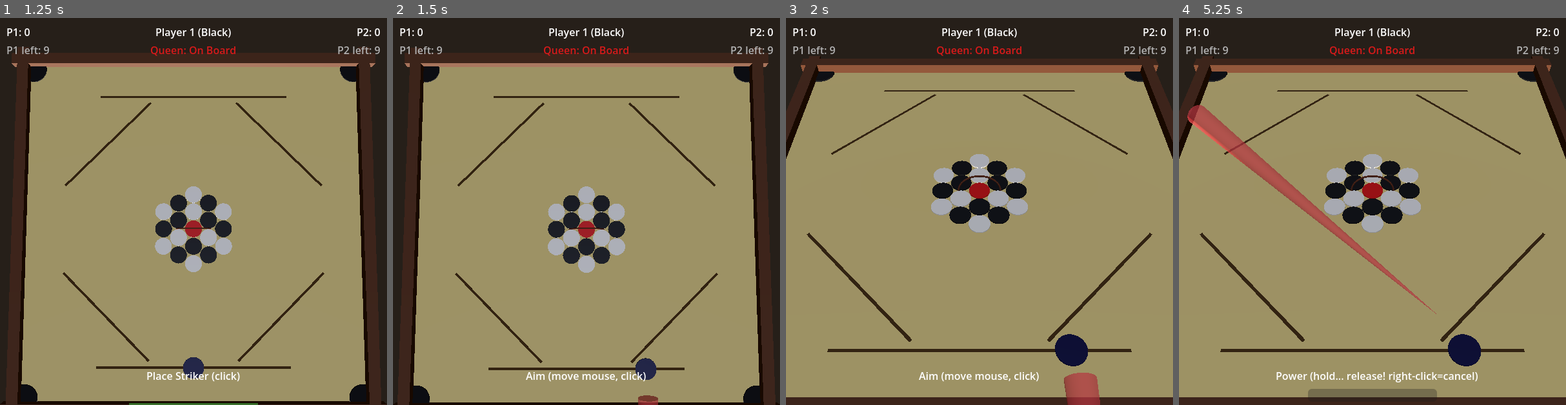
Above: before the commit, frames 1-4 (left to right).
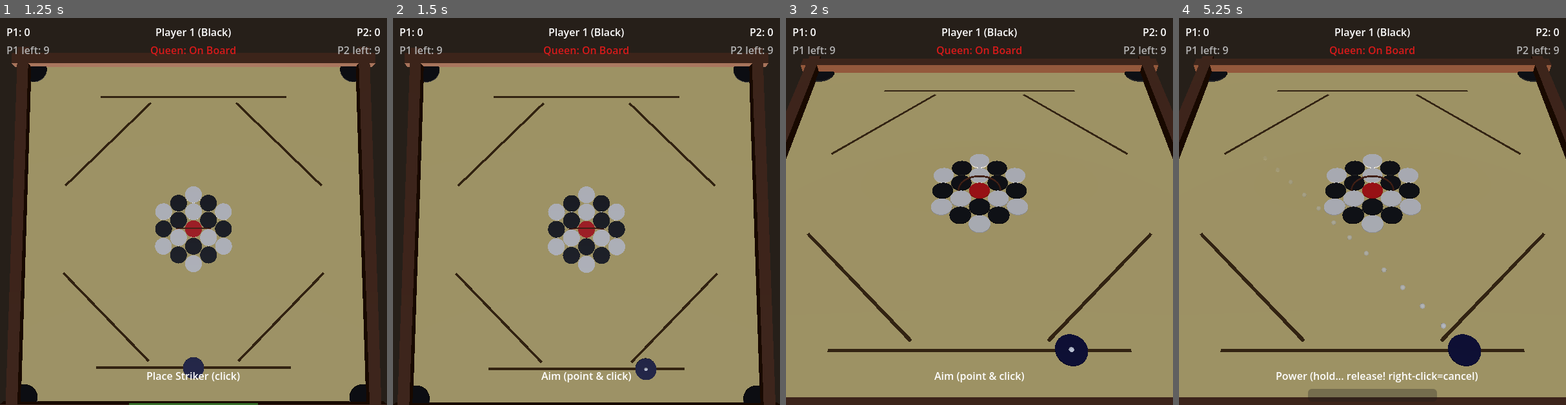
Above: after the commit, the same moments.

Repository: sidtheone/Carrom
Game: Godot game, scene res://scenes/main_menu.tscn
Two runs of this game, one before a commit and one after it. Both use one fixed random seed, a clock stepped at 60 frames per second and the inputs below.
Inputs (mouse positions are in pixels of both pictures, inside the frame that each line leads up to):
- Up to frame 1 (1.25 s): click "Play" at 0.5 s
- Up to frame 2 (1.5 s): tap Enter at 1.25 s; move the mouse to (671, 192) at 1.27 s; click (671, 192) at 1.42 s
- Up to frame 3 (2 s): no input
- Up to frame 4 (5.25 s): move the mouse to (1295, 230) at 2.02 s; click (1295, 230) at 2.17 s; tap R (reset_board) at 2.75, 4.25 s; move the mouse to (1411, 126) at 2.77 s; click (1411, 126) at 2.92 s; move the mouse to (1353, 288) at 3.52 s; click (1353, 288) at 3.67 s; move the mouse to (1488, 269) at 4.27 s; click (1488, 269) at 4.42 s; move the mouse to (1256, 153) at 5.02 s; click (1256, 153) at 5.17 s

Frame 1 is identical in both runs. In frame 2, 0.5% of the frame differs, in the area x 34-69%, y 90-100%; in frame 3, 1.0%; in frame 4, 2.3%, in the area x 2-69%, y 22-81%.

Commit message:
Redesign aim system — raycast point-to-aim + dotted line + sphere collisions
Aim: replaced angle-based aim with camera raycast onto board plane.
Mouse position = aim target. Direction computed in world space.
Eliminates all P1/P2 direction flip logic (3 locations → 0).

Visual: replaced cone indicator with 12 fading dot spheres along
aim direction. Cleaner, matches pool game UX.

Placement: also uses raycast now, fixing aspect-ratio dead zone
where only 33% of screen width was active.

Guards: forward-hemisphere check (can't aim backward) and
zero-direction check (mouse on striker).

Collisions: switched piece collision shapes from CylinderShape3D
to SphereShape3D — Godot's built-in physics has poor cylinder-vs-box
detection for thin discs (0.2cm height). Sphere-vs-box is reliable.

Files: striker.gd (rewrite), game_manager.gd, board.gd, hud.gd

Co-Authored-By: Claude Opus 4.6 (1M context) <noreply@anthropic.com>

Diff:
--- a/godot/scripts/board.gd
+++ b/godot/scripts/board.gd
@@ -341,11 +341,11 @@
 	mesh_inst.material_override = mat
 	body.add_child(mesh_inst)
 
-	# Collision shape
+	# Collision shape — sphere instead of cylinder for reliable collision detection
+	# (Godot's built-in physics has poor cylinder-vs-box for thin discs)
 	var col := CollisionShape3D.new()
-	var shape := CylinderShape3D.new()
+	var shape := SphereShape3D.new()
 	shape.radius = radius
-	shape.height = height
 	col.shape = shape
 	body.add_child(col)
 
--- a/godot/scripts/game_manager.gd
+++ b/godot/scripts/game_manager.gd
@@ -21,7 +21,6 @@
 const PLACEMENT_Y := -29.0
 const PLACEMENT_X_MIN := -12.3
 const PLACEMENT_X_MAX := 12.3
-const MAX_AIM_ANGLE := 75.0  # degrees
 const MAX_POWER := 5.0
 const POWER_CHARGE_SPEED := 3.0  # units per second
 const STOP_THRESHOLD := 0.5  # cm/s — imperceptible at this scale
@@ -35,7 +34,7 @@
 var current_state: State = State.PLACE_STRIKER
 var current_player: int = 1
 var scores: Array[int] = [0, 0]
-var aim_angle: float = 0.0
+var aim_direction: Vector3 = Vector3(0, 0, -1)
 var power: float = 0.0
 var is_charging: bool = false
 
@@ -148,10 +147,10 @@
 
 # --- Aiming ---
 
-func set_aim_angle(angle_deg: float) -> void:
+func set_aim_direction(dir: Vector3) -> void:
 	if current_state != State.AIM:
 		return
-	aim_angle = clampf(angle_deg, -MAX_AIM_ANGLE, MAX_AIM_ANGLE)
+	aim_direction = dir.normalized()
 
 
 func confirm_aim() -> void:
@@ -178,19 +177,12 @@
 
 	striker.freeze = false
 
-	var angle_rad := deg_to_rad(aim_angle)
-	var direction := Vector3(-sin(angle_rad), 0.0, -cos(angle_rad))
-	if current_player == 2:
-		direction.x = -direction.x
-		direction.z = -direction.z
-
-	# With linear_damp=0.5, max travel = speed/damp.
-	# Full power: speed=110 → travel=220cm = 3x board (74cm).
+	# aim_direction is already the world-space shot direction (set by raycast)
 	var speed := power * 22.0
-	striker.linear_velocity = direction * speed
+	striker.linear_velocity = aim_direction * speed
 
 	print("[SHOOT] power=%.2f speed=%.1f dir=%s vel=%s" % [
-		power, speed, direction, striker.linear_velocity])
+		power, speed, aim_direction, striker.linear_velocity])
 
 	pocketed_this_turn.clear()
 	striker_pocketed = false
--- a/godot/scripts/hud.gd
+++ b/godot/scripts/hud.gd
@@ -19,7 +19,7 @@
 
 const STATE_NAMES := {
 	GameManager.State.PLACE_STRIKER: "Place Striker (click)",
-	GameManager.State.AIM: "Aim (move mouse, click)",
+	GameManager.State.AIM: "Aim (point & click)",
 	GameManager.State.POWER: "Power (hold... release! right-click=cancel)",
 	GameManager.State.SIMULATION: "Simulating...",
 }
--- a/godot/scripts/striker.gd
+++ b/godot/scripts/striker.gd
@@ -1,42 +1,48 @@
 extends RigidBody3D
 
 ## Striker input handling — placement, aiming, and power control.
+## Uses camera raycast for aim (point-to-aim) — works identically for both players.
 ## Scale: 1 unit = 1 cm.
 
-var _aim_indicator: MeshInstance3D = null
+const AIM_DOT_COUNT := 12
+const AIM_DOT_SPACING := 4.0  # cm between dots
+const AIM_DOT_RADIUS := 0.4   # cm
+
+var _aim_dots: Array[MeshInstance3D] = []
+var _dot_materials: Array[StandardMaterial3D] = []
 
 
 func _ready() -> void:
-	_create_aim_indicator()
+	_create_aim_dots()
 	GameManager.state_changed.connect(_on_state_changed)
 
 
-func _create_aim_indicator() -> void:
-	_aim_indicator = MeshInstance3D.new()
-	var cone := CylinderMesh.new()
-	cone.top_radius = 0.0
-	cone.bottom_radius = 2.0
-	cone.height = 60.0
-	_aim_indicator.mesh = cone
-	_aim_indicator.rotation.x = deg_to_rad(90)
-	_aim_indicator.position = Vector3(0, 3.0, 35.0)
+func _create_aim_dots() -> void:
+	var sphere := SphereMesh.new()
+	sphere.radius = AIM_DOT_RADIUS
+	sphere.height = AIM_DOT_RADIUS * 2.0
+	sphere.radial_segments = 8
+	sphere.rings = 4
 
-	var mat := StandardMaterial3D.new()
-	mat.albedo_color = Color(1, 0.3, 0.3, 0.7)
-	mat.transparency = BaseMaterial3D.TRANSPARENCY_ALPHA
-	_aim_indicator.material_override = mat
-	_aim_indicator.visible = false
-	add_child(_aim_indicator)
+	for i in range(AIM_DOT_COUNT):
+		var dot := MeshInstance3D.new()
+		dot.mesh = sphere
+
+		var mat := StandardMaterial3D.new()
+		mat.albedo_color = Color(1, 1, 1, 0.8)
+		mat.transparency = BaseMaterial3D.TRANSPARENCY_ALPHA
+		dot.material_override = mat
+		dot.visible = false
+		add_child(dot)
+
+		_aim_dots.append(dot)
+		_dot_materials.append(mat)
 
 
 func _on_state_changed(new_state: int) -> void:
-	match new_state:
-		GameManager.State.AIM:
-			_aim_indicator.visible = true
-		GameManager.State.POWER:
-			_aim_indicator.visible = true
-		_:
-			_aim_indicator.visible = false
+	var show := new_state == GameManager.State.AIM or new_state == GameManager.State.POWER
+	for dot in _aim_dots:
+		dot.visible = show
 
 
 func _unhandled_input(event: InputEvent) -> void:
@@ -52,35 +58,75 @@
 			_handle_power(event)
 
 
+# --- Raycast helper ---
+
+func _mouse_to_board(mouse_pos: Vector2) -> Vector3:
+	## Raycast from camera through mouse position onto the board plane (Y=0).
+	## Returns the world-space hit point, or Vector3.INF if ray is parallel to board.
+	var camera := get_viewport().get_camera_3d()
+	if camera == null:
+		return Vector3.INF
+	var origin := camera.project_ray_origin(mouse_pos)
+	var normal := camera.project_ray_normal(mouse_pos)
+	if absf(normal.y) < 0.001:
+		return Vector3.INF  # ray parallel to board
+	var t := -origin.y / normal.y
+	return origin + normal * t
+
+
+# --- Placement ---
+
 func _handle_placement(event: InputEvent) -> void:
 	if event is InputEventMouseMotion:
-		var viewport := get_viewport()
-		var mouse_x: float = event.position.x
-		var screen_w: float = viewport.get_visible_rect().size.x
-		# Map screen X to world X: board is 74 cm wide
-		var world_x: float = (mouse_x - screen_w / 2.0) / screen_w * 74.0
-		if GameManager.current_player == 2:
-			world_x = -world_x
-		GameManager.place_striker_at(world_x)
+		var hit := _mouse_to_board(event.position)
+		if hit != Vector3.INF:
+			GameManager.place_striker_at(hit.x)
 
 	elif event is InputEventMouseButton:
 		if event.button_index == MOUSE_BUTTON_LEFT and event.pressed:
 			GameManager.confirm_placement()
 
 
+# --- Aiming ---
+
 func _handle_aim(event: InputEvent) -> void:
 	if event is InputEventMouseMotion:
-		var viewport := get_viewport()
-		var mouse_x: float = event.position.x
-		var screen_w: float = viewport.get_visible_rect().size.x
-		var angle: float = -(mouse_x - screen_w / 2.0) / (screen_w / 2.0) * 75.0
-		GameManager.set_aim_angle(angle)
-		_update_aim_visual()
+		var hit := _mouse_to_board(event.position)
+		if hit == Vector3.INF:
+			return
+
+		var dir := hit - global_position
+		dir.y = 0.0
+
+		# Zero-direction guard — mouse on striker
+		if dir.length() < 0.1:
+			return
+
+		dir = dir.normalized()
+
+		# Forward-hemisphere guard — can't aim backward toward own wall
+		var forward := Vector3(0, 0, -signf(global_position.z))
+		if dir.dot(forward) < 0.1:
+			return
+
+		GameManager.set_aim_direction(dir)
+		_update_aim_dots(dir)
 
 	elif event is InputEventMouseButton:
 		if event.button_index == MOUSE_BUTTON_LEFT and event.pressed:
 			GameManager.confirm_aim()
 
+
+func _update_aim_dots(dir: Vector3) -> void:
+	for i in range(AIM_DOT_COUNT):
+		var dist := (i + 1) * AIM_DOT_SPACING
+		_aim_dots[i].position = dir * dist + Vector3(0, 1.0, 0)
+		# Fade opacity from 0.8 (near) to 0.1 (far)
+		var alpha := lerpf(0.8, 0.1, float(i) / float(AIM_DOT_COUNT - 1))
+		_dot_materials[i].albedo_color = Color(1, 1, 1, alpha)
+
+
+# --- Power ---
 
 func _handle_power(event: InputEvent) -> void:
 	if not event is InputEventMouseButton:
@@ -97,16 +143,3 @@
 		GameManager.power = 0.0
 		AudioManager.stop_power_bar()
 		GameManager._set_state(GameManager.State.AIM)
-
-
-func _update_aim_visual() -> void:
-	if _aim_indicator == null:
-		return
-	var angle_rad := deg_to_rad(GameManager.aim_angle)
-	var flip := -1.0 if GameManager.current_player == 1 else 1.0
-	_aim_indicator.position = Vector3(
-		sin(angle_rad) * flip * 35.0,
-		3.0,
-		cos(angle_rad) * flip * 35.0
-	)
-	_aim_indicator.rotation = Vector3(deg_to_rad(90), -angle_rad * flip, 0)
Not shown, added: aim-fix-plan.md
Not shown, added: rabbit-output/aim-plan-analysis.md
